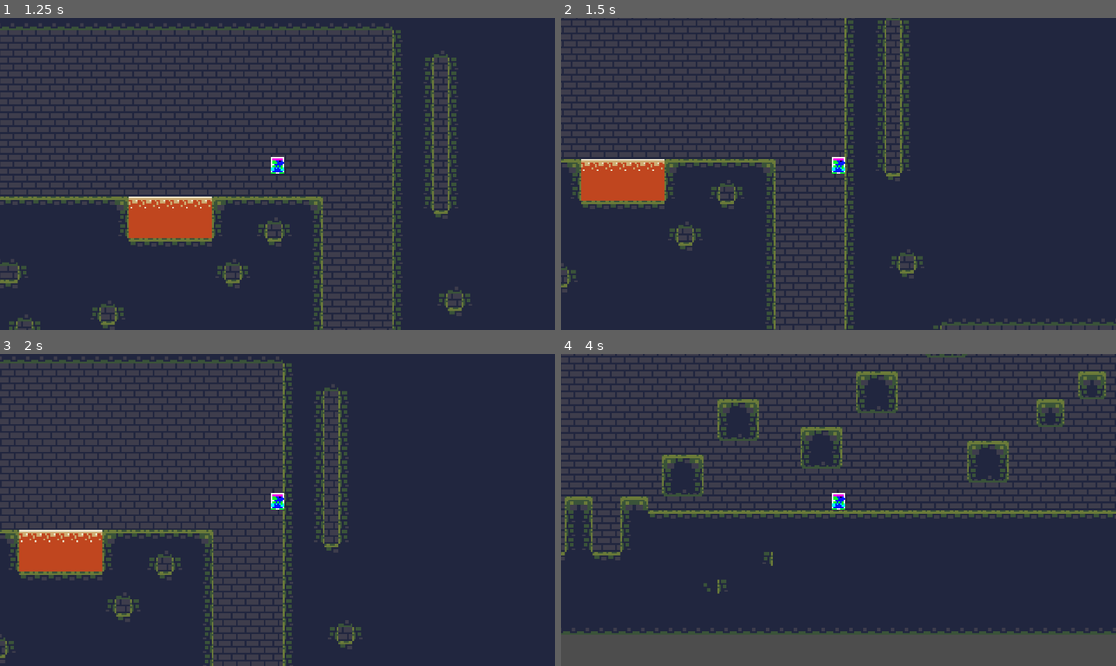
Above: before the commit, frames 1-4 (two rows, left to right).
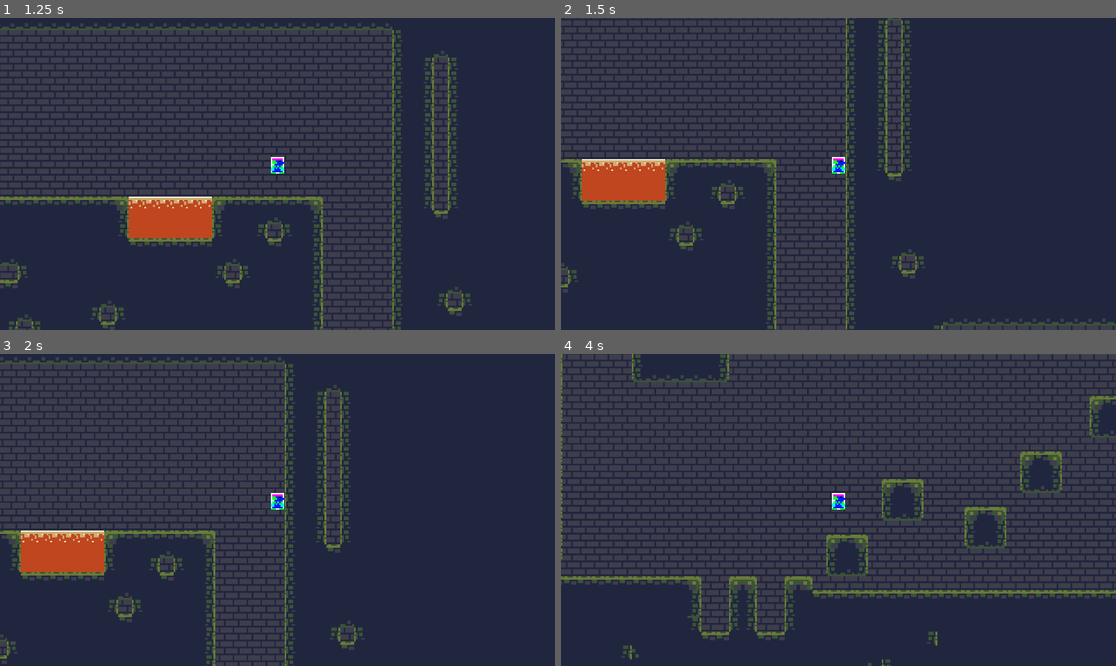
Above: after the commit, the same moments.

Repository: SonuTheNecro/You-Are-Your-Worst-Enemy
Game: Godot game, scene res://scenes/world.tscn
Two runs of this game, one before a commit and one after it. Both use one fixed random seed, a clock stepped at 60 frames per second and the inputs below.
Inputs:
- Up to frame 1 (1.25 s): tap Enter at 0.5 s; hold D (move_right) from 0.53 s (still down); tap S (slide) at 0.6 s; tap W (jump) at 0.77 s
- Up to frame 2 (1.5 s): keep holding D (move_right); tap S (slide) at 1.35 s
- Up to frame 3 (2 s): keep holding D (move_right); tap W (jump) at 1.52 s
- Up to frame 4 (4 s): release D (move_right) at 2.03 s; hold A (move_left) 2.03-2.78 s; tap S (slide) at 2.1, 2.85, 3.6 s; hold D (move_right) from 2.78 s (still down); tap W (jump) at 3.02, 3.77 s

Frame 1 is identical in both runs. In frame 2, 4.1% of the frame differs, in the area x 0-100%, y 0-100%; in frame 3, 13%; in frame 4, 53%.

Commit message:
refactor: slide works kinda when leaving tunnels

Diff:
--- /dev/null
+++ b/scenes/lava.gd
@@ -0,0 +1,11 @@
+extends TileMapLayer
+
+
+# Called when the node enters the scene tree for the first time.
+func _ready():
+	pass # Replace with function body.
+
+
+# Called every frame. 'delta' is the elapsed time since the previous frame.
+func _process(_delta):
+	pass
--- a/scenes/world.tscn
+++ b/scenes/world.tscn
@@ -1,7 +1,8 @@
-[gd_scene load_steps=12 format=4 uid="uid://cqnbnceqyyexe"]
+[gd_scene load_steps=13 format=4 uid="uid://cqnbnceqyyexe"]
 
 [ext_resource type="Texture2D" uid="uid://xyfy12n4dhu" path="res://art/world/cavesofgallet_tiles.png" id="1_tqyli"]
 [ext_resource type="Script" path="res://scripts/gd/lava_death.gd" id="2_nnuve"]
+[ext_resource type="Script" path="res://scenes/lava.gd" id="2_oqi0w"]
 [ext_resource type="PackedScene" uid="uid://cbmn81obb0g15" path="res://scenes/player.tscn" id="2_r7etd"]
 [ext_resource type="Script" path="res://scenes/lava_check.gd" id="3_5rw76"]
 
@@ -42,11 +43,9 @@
 texture_region_size = Vector2i(8, 8)
 4:7/0 = 0
 4:7/0/terrain_set = 0
-4:7/0/physics_layer_0/polygon_0/points = PackedVector2Array(-4, -4, 4, -4, 4, 4, -4, 4)
 4:8/0 = 0
 4:8/0/terrain_set = 0
 4:8/0/terrain = 0
-4:8/0/physics_layer_0/polygon_0/points = PackedVector2Array(-4, -4, 4, -4, 4, 4, -4, 4)
 4:8/0/terrains_peering_bit/right_side = 0
 4:8/0/terrains_peering_bit/bottom_right_corner = 0
 4:8/0/terrains_peering_bit/bottom_side = 0
@@ -57,14 +56,12 @@
 4:8/0/terrains_peering_bit/top_right_corner = 0
 4:9/0 = 0
 4:9/0/terrain_set = 0
-4:9/0/physics_layer_0/polygon_0/points = PackedVector2Array(-4, -4, 4, -4, 4, 4, -4, 4)
 4:9/0/terrains_peering_bit/top_left_corner = 0
 4:9/0/terrains_peering_bit/top_side = 0
 4:9/0/terrains_peering_bit/top_right_corner = 0
 4:10/0 = 0
 4:10/0/terrain_set = 0
 4:10/0/terrain = 0
-4:10/0/physics_layer_0/polygon_0/points = PackedVector2Array(-4, -4, 4, -4, 4, 4, -4, 4)
 4:10/0/terrains_peering_bit/right_side = 0
 4:10/0/terrains_peering_bit/bottom_right_corner = 0
 4:10/0/terrains_peering_bit/bottom_side = 0
@@ -75,6 +72,7 @@
 [sub_resource type="TileSet" id="TileSet_7n30a"]
 tile_size = Vector2i(8, 8)
 physics_layer_0/collision_layer = 1
+physics_layer_0/collision_mask = 0
 terrain_set_0/mode = 0
 terrain_set_0/terrain_0/name = "lava"
 terrain_set_0/terrain_0/color = Color(0.5, 0.34375, 0.25, 1)
@@ -207,6 +205,7 @@
 texture_filter = 1
 tile_map_data = PackedByteArray("AAAFAAUAAAAEAAgAAAAFAAQAAAAEAAgAAAAFAAMAAAAEAAgAAAAFAAIAAAAEAAoAAAAEAAUAAAAEAAgAAAAEAA …(400 unchanged characters)…
 tile_set = SubResource("TileSet_7n30a")
+script = ExtResource("2_oqi0w")
 
 [node name="Area2D" type="Area2D" parent="Tiles/Lava"]
 script = ExtResource("2_nnuve")
--- a/scripts/gd/player.gd
+++ b/scripts/gd/player.gd
@@ -12,7 +12,6 @@
 var checkpoint : int = 0
 var coyote_check : bool = false
 var wall_slide_check : bool = false
-var sliding_check : bool = false
 @onready var collision_shape = $CollisionShape2D
 #static var player
 #TODO: Turnaround delay
@@ -35,7 +34,7 @@
 	self.move_and_slide()
 	if coyote_check and not self.is_on_floor():
 		$Coyote_Timer.start()
-	slide(delta)
+	slide()
 	play_animations()
 
 # Gets the direction based on your input
@@ -80,28 +79,28 @@
 
 	if velocity.y > 600:
 		velocity.y = 600
-func slide(delta):
+func slide():
 	var tile = get_parent().get_node("Tiles/Grass")
+	#print(tile.get_cell_tile_data(tile.local_to_map(tile.to_local(Vector2(global_position.x, global_position.y - 8)))),velocity.x)
 	if Input.is_action_just_pressed("slide") and is_on_floor():
-		#self.velocity.x = lerp(self.velocity.x, (input_dir.x * (speed * 2.5)), acceleration * delta)
 		self.velocity.x = input_dir.x * (speed * 2.5)
 		collision_shape.rotation_degrees = 90
 		collision_shape.position.y = -2
 		collision_shape.shape.set_radius(float(2))
 		collision_shape.shape.set_height(float(8))
-		sliding_check = true
-	if Input.is_action_just_released("slide") and is_on_floor() and tile.get_cell_tile_data(tile.local_to_map(tile.to_local(global_position))) != null:
+
+	if Input.is_action_just_released("slide") and is_on_floor() and tile.get_cell_tile_data(tile.local_to_map(tile.to_local(Vector2(global_position.x, global_position.y - 8)))) != null:
+		collision_shape.rotation_degrees = 90
+		collision_shape.position.y = -2
+		collision_shape.shape.set_radius(float(2))
+		collision_shape.shape.set_height(float(8))
+
+	if abs(self.velocity).is_zero_approx() and tile.get_cell_tile_data(tile.local_to_map(tile.to_local(Vector2(global_position.x, global_position.y - 8)))) == null:
 		collision_shape.rotation_degrees = 0
 		collision_shape.position.y = -5
 		collision_shape.shape.set_radius(float(3))
 		collision_shape.shape.set_height(float(10))
-		sliding_check = false
-	elif self.velocity.x == 0 and sliding_check and tile.get_cell_tile_data(tile.local_to_map(tile.to_local(global_position))) == null:
-		collision_shape.rotation_degrees = 0
-		collision_shape.position.y = -5
-		collision_shape.shape.set_radius(float(3))
-		collision_shape.shape.set_height(float(10))
-		sliding_check = false
+
 func death():
 	print("you have died!")
 	pass
